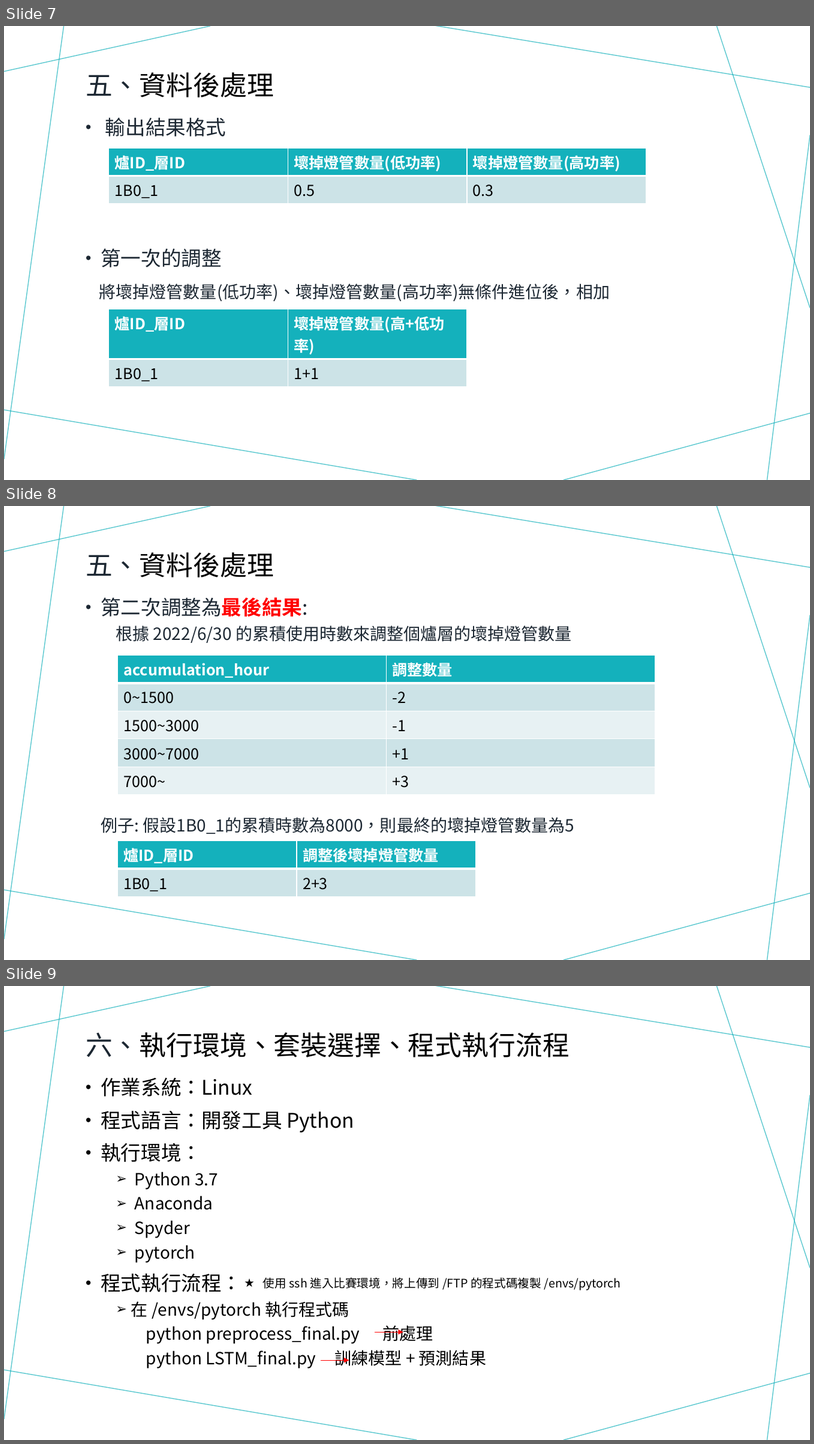
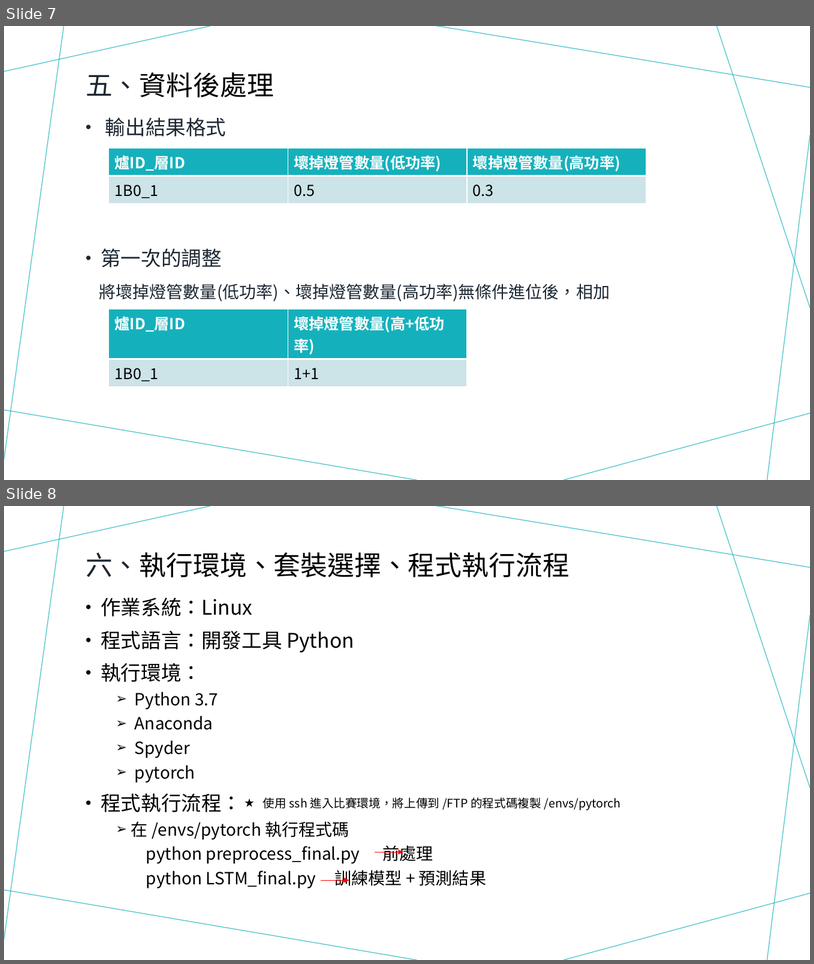
Before and after one commit to FelixWuYH/IMBD2023training, a slide deck: 5.建模預測/111060_projectA_report.pptx. Shown one above the other, each under a label of ours: slides 7, 8 and 9 before the commit, slides 7 and 8 after it. The pictures are 814x1444 and 814x964 pixels, drawn with LibreOffice and Linux fonts; fonts in the diff are those of the drawing. Boxes give left, top, right and bottom in pixels: in the first picture for what was removed or moved away, otherwise in the second. Text is boxed around its words. In the diff, an @@ line names an element or a change of style, - is before the commit and + after.

Commit message:
YH

```diff
--- a/5.建模預測/111060_projectA_report.pptx
+++ b/5.建模預測/111060_projectA_report.pptx
@@ slide 8 removed at (4,506,810,960), background #FFFFFF; not listed: 7 template elements that a slide beside it also shows @@
@@ title removed at (86,552,274,577) @@
-五、資料後處理
@@ text removed at (101,597,575,834) @@
-• 第二次調整為最後結果:
-  根據 2022/6/30 的累積使用時數來調整個爐層的壞掉燈管數量
-例子: 假設1B0_1的累積時數為8000，則最終的壞掉燈管數量為5
@@ table removed at (118,655,655,790), 5 rows, 2 columns @@
-accumulation_hour | 調整數量
-0~1500 | -2
-1500~3000 | -1
-3000~7000 | +1
-7000~ | +3
@@ table removed at (118,841,476,894), 2 rows, 2 columns @@
-爐ID_層ID | 調整後壞掉燈管數量
-1B0_1 | 2+3
@@ what was slide 9 is now slide 8 @@
```
